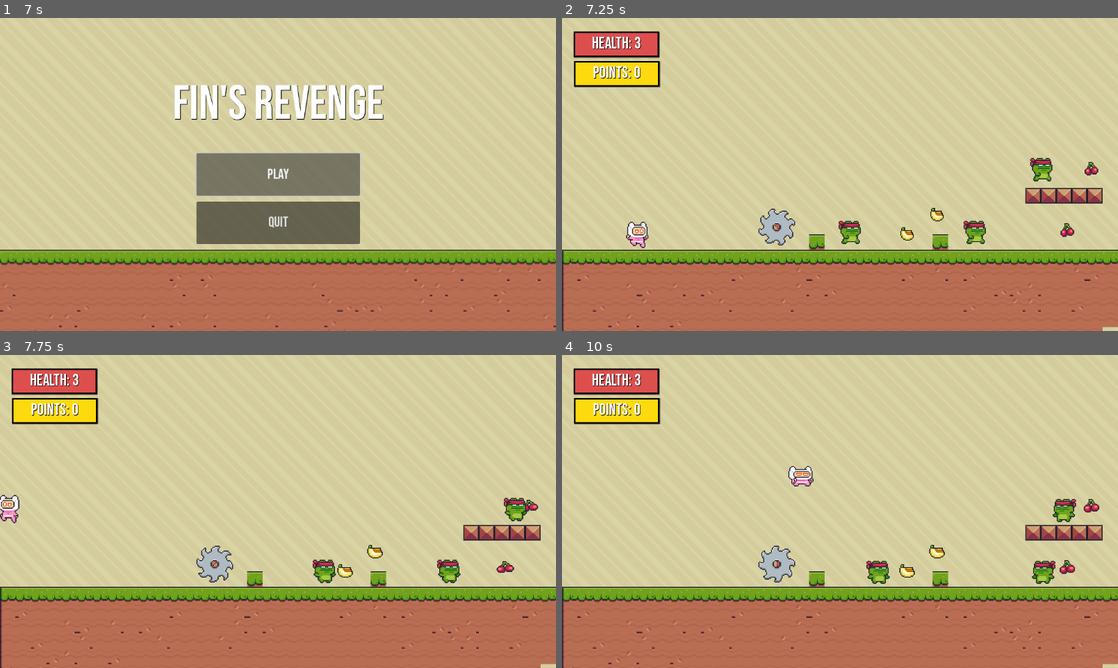
Above: before the commit, frames 1-4 (two rows, left to right).
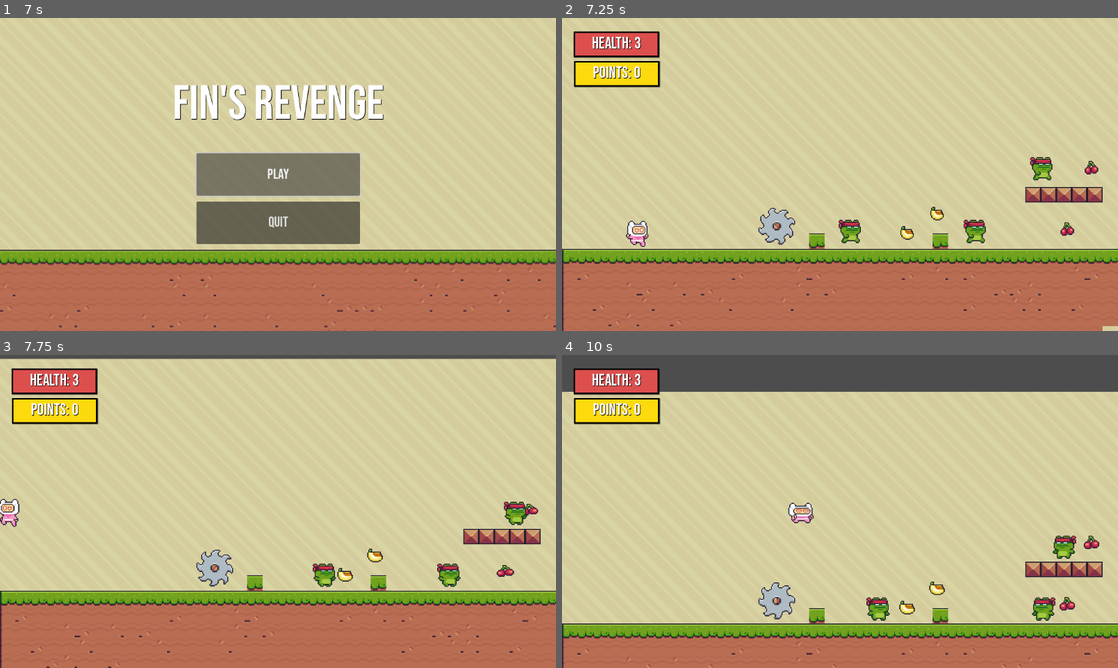
Above: after the commit, the same moments.

Repository: zyguel/Finks-Revenge
Game: Godot game, scene res://scenes/screen/main_menu.tscn
The game is run twice, just before and just after one commit, with the same random seed, the same clock (stepped at 60 frames per second) and the same inputs.
Inputs (mouse positions are in pixels of both pictures, inside the frame that each line leads up to):
- Up to frame 1 (7 s): click "PLAY" at 0.5 s; click "PLAY" at 1.25 s; tap Enter at 2, 3.5, 5 s; move the mouse to (400, 158) at 2.02 s; hold D (move_right) 2.03-3.53 s; tap Space (jump) at 2.27, 2.75, 3.02, 4.25, 4.52, 5.27, 5.75, 6.02 s; move the mouse to (166, 190) at 2.77 s; move the mouse to (333, 105) at 3.52 s; hold A (move_left) 3.53-4.28 s; move the mouse to (250, 237) at 4.27 s; hold D (move_right) 4.28-5.78 s; move the mouse to (444, 221) at 5.02 s; move the mouse to (111, 127) at 5.77 s; hold A (move_left) 5.78-6.53 s; move the mouse to (305, 174) at 6.52 s; hold D (move_right) from 6.53 s (still down)
- Up to frame 2 (7.25 s): keep holding D (move_right)
- Up to frame 3 (7.75 s): move the mouse to (194, 433) at 7.27 s; release D (move_right) at 7.28 s; hold A (move_left) from 7.28 s (still down); tap Space (jump) at 7.52 s
- Up to frame 4 (10 s): move the mouse to (962, 495) at 8.02 s; tap Space (jump) at 8.27, 9.02 s; move the mouse to (728, 527) at 8.77 s; release A (move_left) at 8.78 s; hold D (move_right) from 8.78 s (still down); move the mouse to (895, 442) at 9.52 s

Frame 1 is identical in both runs. In frame 2, 4.2% of the frame differs, in the area x 0-100%, y 44-100%; in frame 3, 9.0%; in frame 4, 31%, in the area x 0-100%, y 0-100%.
Error in both runs: Cannot call method 'change_scene_to_packed' on a null value. (res://scripts/main_menu.gd:14)

Commit message:
Fixed Bug where upper bound is not showing

Diff:
--- a/scenes/player.tscn
+++ b/scenes/player.tscn
@@ -355,20 +355,15 @@
 position = Vector2(0, 1.75)
 shape = SubResource("RectangleShape2D_ehtnk")
 
-[node name="Camera2D" type="Camera2D" parent="."]
-position = Vector2(-64, -218.5)
-scale = Vector2(0.5, 0.5)
-limit_left = 0
-limit_top = 0
-limit_right = 5000
-limit_bottom = 288
-position_smoothing_enabled = true
-
 [node name="playerdeath" type="AudioStreamPlayer" parent="."]
 stream = ExtResource("7_mu0rq")
 volume_db = -10.0
 
 [node name="onscreen" type="VisibleOnScreenNotifier2D" parent="."]
 
+[node name="Camera2D2" type="Camera2D" parent="."]
+limit_left = 0
+limit_bottom = 650
+
 [connection signal="area_entered" from="hitboxArea" to="." method="_on_hitbox_area_area_entered"]
 [connection signal="screen_exited" from="onscreen" to="." method="_on_onscreen_screen_exited"]
